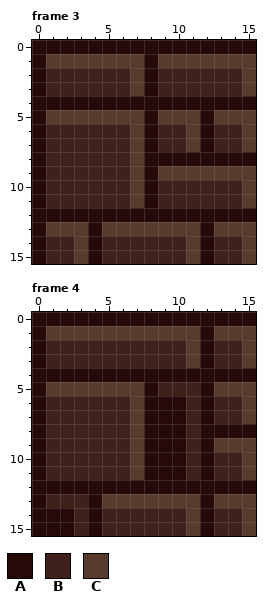
One commit to this pixel-art file: assets/sprites/tileset.ase. The first picture shows the starting point.
16x16 pixels, 38 frames. Shown: frame 3, frame 4. The commit also changed other frames, which this record leaves out.
Palette (. is transparent): A #260a0a  B #40201a  C #593b2d
Pixels before, frame 3, first column x 0:
 0 AAAAAAAAAAAAAAAA
 1 ACCCCCCCACCCCCCC
 2 ABBBBBBCABBBBBBC
 3 ABBBBBBCABBBBBBC
 4 AAAAAAAAAAAAAAAA
 5 ACCCCCCCACCCACCC
 6 ABBBBBBCABBCABBC
 7 ABBBBBBCABBCABBC
 8 ABBBBBBCAAAAAAAA
 9 ABBBBBBCACCCCCCC
10 ABBBBBBCABBBBBBC
11 ABBBBBBCABBBBBBC
12 AAAAAAAAAAAAAAAA
13 ACCCACCCCCCCACCC
14 ABBCABBBBBBCABBC
15 ABBCABBBBBBCABBC
Pixels before, frame 4, first column x 0:
 0 AAAAAAAAAAAAAAAA
 1 ACCCCCCCCCCCACCC
 2 ABBBBBBBBBBCABBC
 3 ABBBBBBBBBBCABBC
 4 AAAAAAAAAAAAAAAA
 5 ACCCCCCCABBBACCC
 6 ABBBBBBCAAABABBC
 7 ABBBBBBCAAABABBC
 8 ABBBBBBCAAABAAAA
 9 ABBBBBBCAAABACCC
10 ABBBBBBCAAABABBC
11 ABBBBBBCAAABABBC
12 AAAAAAAAAAAAAAAA
13 ABBBACCCCCCCACCC
14 AAABABBBBBBCABBC
15 AAABABBBBBBCABBC
The same view after the edit:
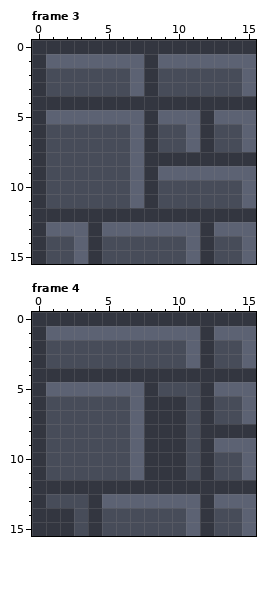
Diff:
colour A: #260a0a -> #333640
colour B: #40201a -> #474c59
colour C: #593b2d -> #5c6273
Changed places in both pictures, as pixel boxes (x1, y1, x2, y2):
changed: (32, 40, 256, 264)
changed: (32, 312, 256, 536)
